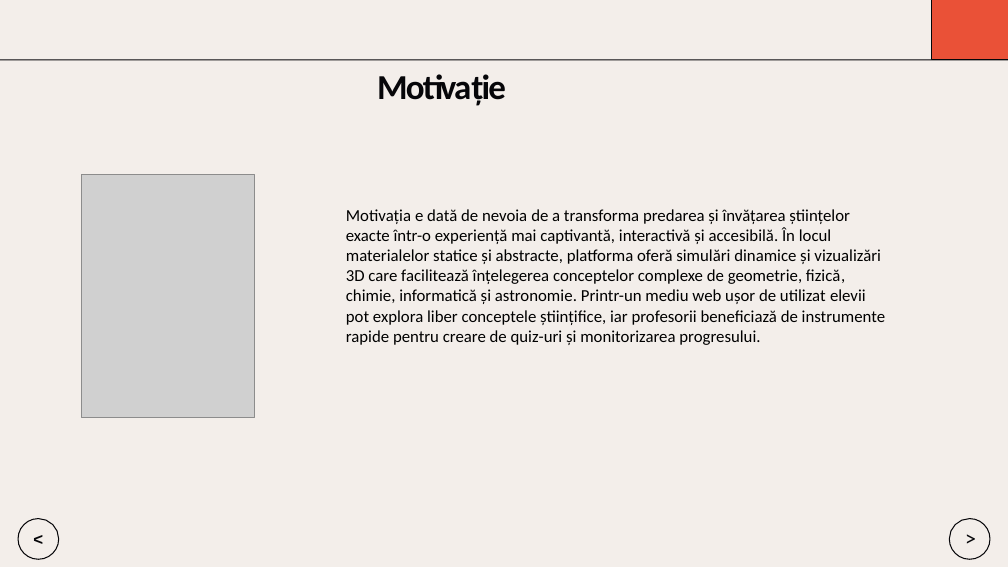
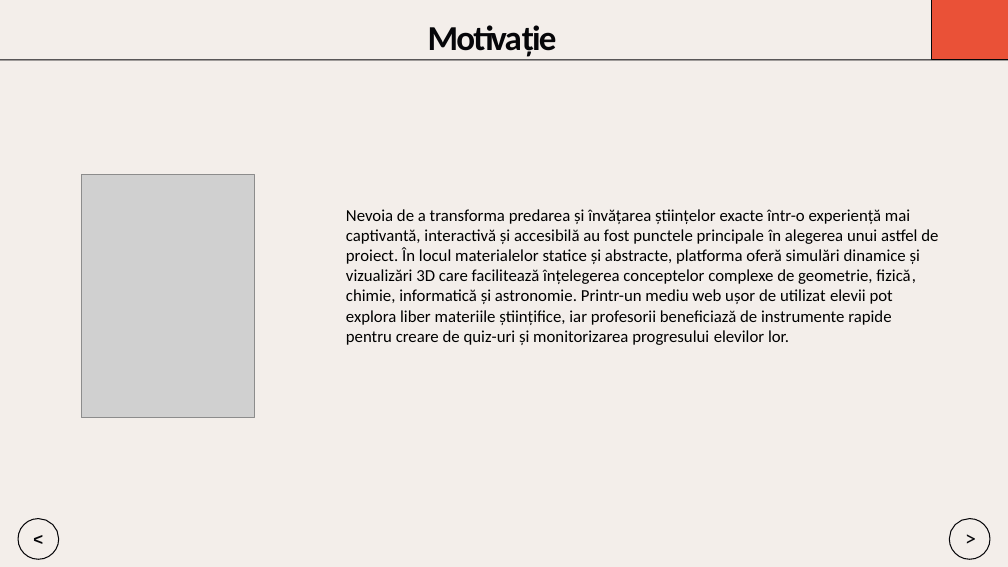
Before and after one commit to Dragomir1401/VisioScience-3D, a slide deck: slide 2 of Roadmap/scss/Prezentare_Final_Dragomir_Andrei.pptx. Drawn at 1008x567 pixels with LibreOffice and Linux fonts; fonts in the diff are those of the drawing; grey boxes stand for pictures. Boxes give left, top, right and bottom in pixels: in the first picture for what was removed or moved away, otherwise in the second. Text is boxed around its words. In the diff, an @@ line names an element or a change of style, - is before the commit and + after.

```diff
--- a/Roadmap/scss/Prezentare_Final_Dragomir_Andrei.pptx
+++ b/Roadmap/scss/Prezentare_Final_Dragomir_Andrei.pptx
@@ title "Motivație": place and size @@
-title "Motivație" at bbox=[377, 74, 506, 106]
+title "Motivație" at bbox=[428, 25, 557, 57]
@@ text at bbox=[346, 209, 938, 345]: text changed @@
-Motivația e dată de nevoia de a transforma predarea și învățarea științelor exacte într-o experiență mai captivantă, interactivă și accesibilă. În locul materialelor statice și abstracte, platforma oferă simulări dinamice și vizualizări 3D care facilitează înțelegerea conceptelor complexe de geometrie, fizică, chimie, informatică și astronomie. Printr-un mediu web ușor de utilizat elevii pot explora liber conceptele științifice, iar profesorii beneficiază de instrumente rapide pentru creare de quiz-uri și monitorizarea progresului.
+Nevoia de a transforma predarea și învățarea științelor exacte într-o experiență mai captivantă, interactivă și accesibilă au fost punctele principale în alegerea unui astfel de proiect. În locul materialelor statice și abstracte, platforma oferă simulări dinamice și vizualizări 3D care facilitează înțelegerea conceptelor complexe de geometrie, fizică, chimie, informatică și astronomie. Printr-un mediu web ușor de utilizat elevii pot explora liber materiile științifice, iar profesorii beneficiază de instrumente rapide pentru creare de quiz-uri și monitorizarea progresului elevilor lor.
```
Also in this commit, not shown: 10 other slides changed, 5 slides added, 4 slides removed, 4 other files.
